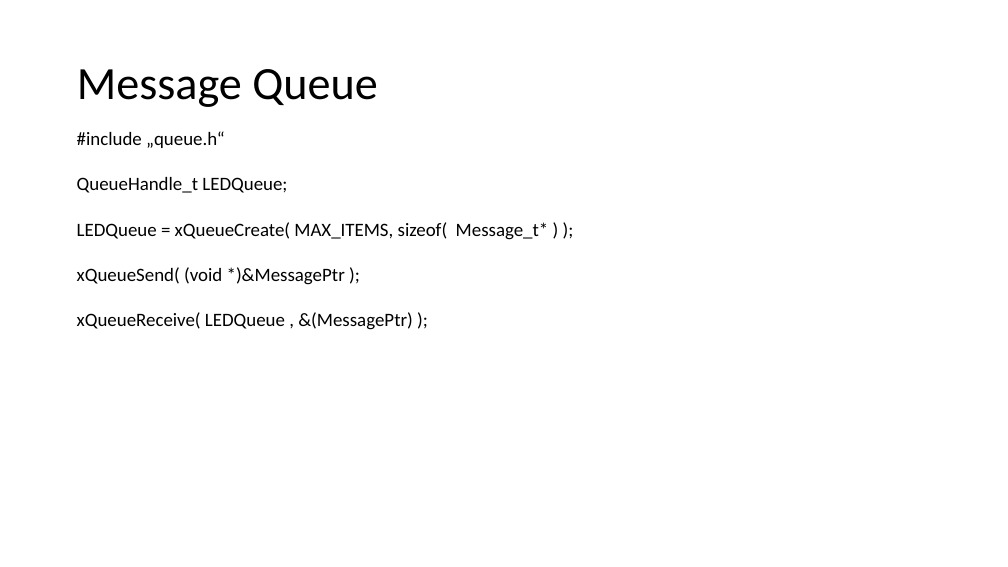
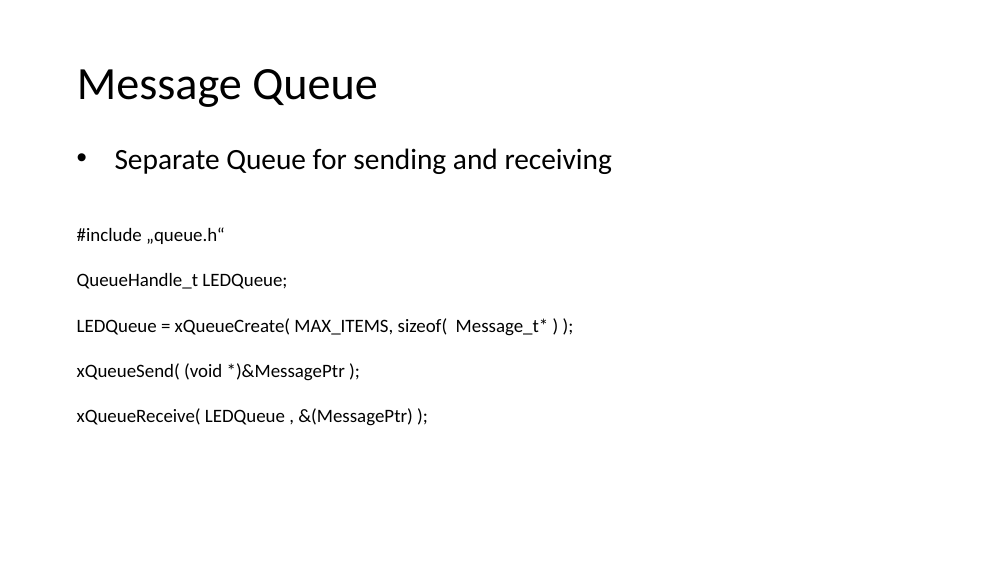
Before and after one commit to lschaer/INTRO_TEAM_BRUSCH, a slide deck: slide 14 of Recap/RecapPP.pptx. Drawn at 1008x567 pixels with LibreOffice and Linux fonts; fonts in the diff are those of the drawing. Boxes give left, top, right and bottom in pixels: in the first picture for what was removed or moved away, otherwise in the second. Text is boxed around its words. In the diff, an @@ line names an element or a change of style, - is before the commit and + after.

Commit message:
changes in ppp

```diff
--- a/Recap/RecapPP.pptx
+++ b/Recap/RecapPP.pptx
@@ text added at [115, 148, 612, 174], 28 pt, text #000000 @@
+• Separate Queue for sending and receiving
@@ text "#include „queue.h“": place and size @@
-text "#include „queue.h“" at [77, 131, 549, 330]
+text "#include „queue.h“" at [77, 227, 549, 426]
```
Also in this commit, not shown: 1 other slide changed.
